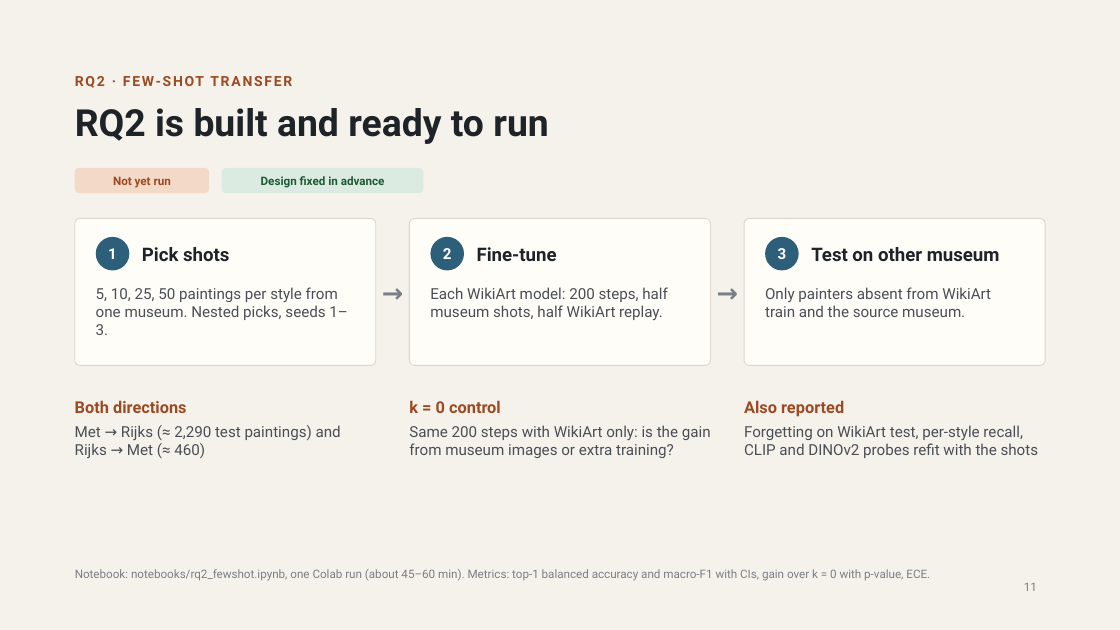
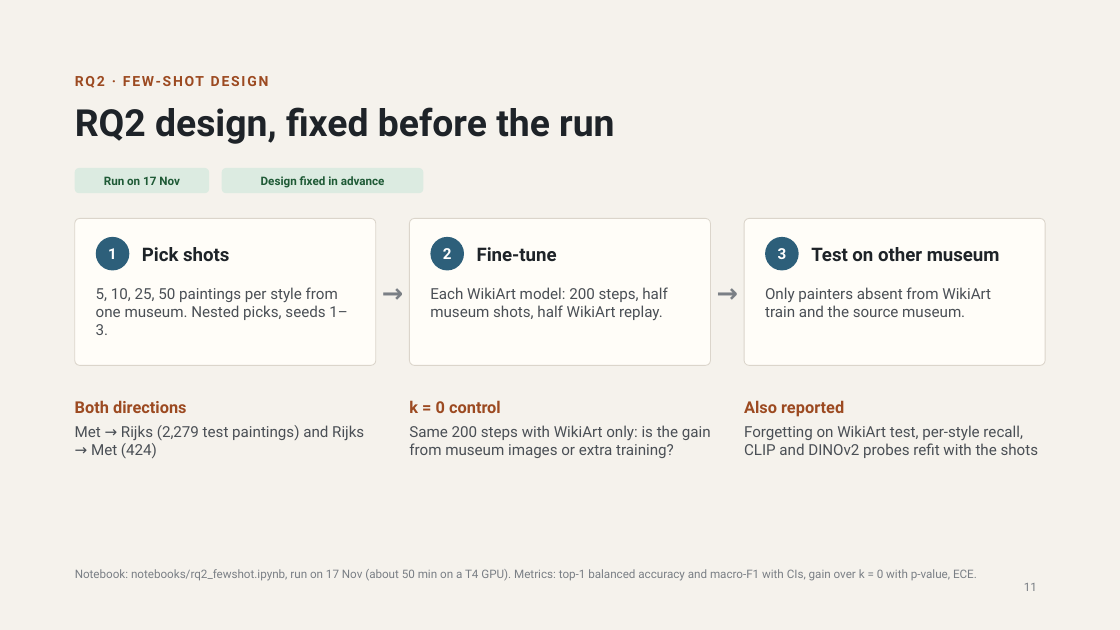
Before and after one commit to abdull254/wikiart-to-museum, a slide deck: slide 11 of slides/WikiArt_to_Museum_Progress_2026-11-18.pptx. Drawn at 1120x630 pixels with LibreOffice and Linux fonts; fonts in the diff are those of the drawing. Boxes give left, top, right and bottom in pixels: in the first picture for what was removed or moved away, otherwise in the second. Text is boxed around its words. In the diff, an @@ line names an element or a change of style, - is before the commit and + after.

Commit message:
Add RQ2 few-shot results: report, curve, run notebook, README and slide
- results/rq2/: full report (3 models x 2 directions x k = 0-50, 3 seeds), test-set sizes and floors, curve
- notebooks/rq2_fewshot.ipynb: the Nov 17 Colab run with outputs
- README, docs/settings.md, docs/todo.md: RQ2 results and settings
- Progress deck (Nov 18): RQ2 results slide, design slide and summary updated

```diff
--- a/slides/WikiArt_to_Museum_Progress_2026-11-18.pptx
+++ b/slides/WikiArt_to_Museum_Progress_2026-11-18.pptx
@@ text at (75,69,1045,92): text changed @@
-RQ2 · FEW-SHOT TRANSFER
+RQ2 · FEW-SHOT DESIGN
@@ title at (75,107,614,144): text changed @@
-RQ2 is built and ready to run
+RQ2 design, fixed before the run
@@ rounded rectangle "Run on 17 Nov" at (75,168,209,193): fill #F3D9C7 to #DCEBE1 @@
@@ text in rounded rectangle at (104,176,180,185): text changed; text colour #9C4A21 to #1F5A36 @@
-Not yet run
+Run on 17 Nov
@@ text at (75,425,364,458): text changed @@
-Met → Rijks (≈ 2,290 test paintings) and Rijks → Met (≈ 460)
+Met → Rijks (2,279 test paintings) and Rijks → Met (424)
@@ text at (75,569,977,581): text changed @@
-Notebook: notebooks/rq2_fewshot.ipynb, one Colab run (about 45–60 min). Metrics: top-1 balanced accuracy and macro-F1 with CIs, gain over k = 0 with p-value, ECE.
+Notebook: notebooks/rq2_fewshot.ipynb, run on 17 Nov (about 50 min on a T4 GPU). Metrics: top-1 balanced accuracy and macro-F1 with CIs, gain over k = 0 with p-value, ECE.
```
Also in this commit, not shown: 6 other slides changed, 1 slide added, 7 other files.
